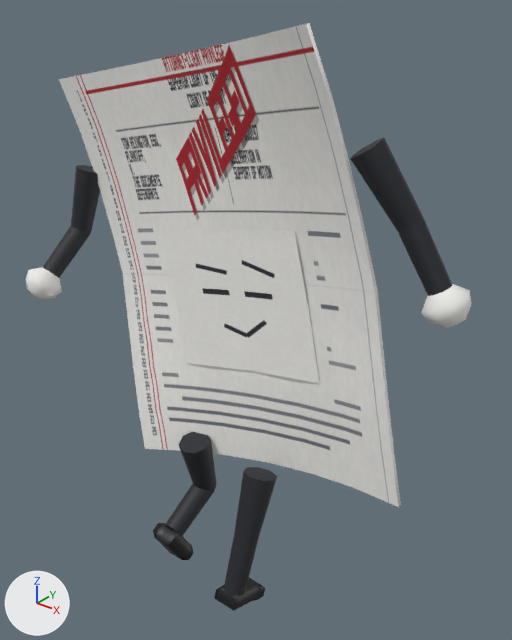
An edit to the glTF model build/enemies/enemy_privilege.glb, drawn before and after from the same camera.
One viewpoint serves both versions: a 50 mm camera at (0.534, -0.55, 0.729) aimed at (0.051, 0.054, 0.354). Lighting does not change. The marker at lower left points along +X, +Y and +Z. The picture after the commit comes second. Where no turn or scale is listed for an object, it has been applied to the vertices.

The scene before the commit, as lines of its bpy script (objects in view):
```python
ob_arm_l = bpy.data.objects.new('Arm_L', me_arm_l_mesh)
ob_arm_l.parent = ob_torso
ob_arm_l.location = (-0.212, -0.006, 0.145)
ob_arm_l.rotation_euler = (-0.233, 0.329, -0.0772)  # degrees (-13, 19, -4.4)
ob_arm_r = bpy.data.objects.new('Arm_R', me_arm_r_mesh)
ob_arm_r.parent = ob_torso
ob_arm_r.location = (0.212, -0.006, 0.145)
ob_arm_r.rotation_euler = (0.233, -0.329, -0.0772)  # degrees (13, -19, -4.4)
ob_forearm_l = bpy.data.objects.new('Forearm_L', me_forearm_l_mesh)
ob_forearm_l.parent = ob_arm_l
ob_forearm_l.location = (0.0, 0.0, -0.084)
ob_forearm_l.rotation_euler = (-0.571, 0.0, 0.0)  # degrees (-33, 0, 0)
ob_forearm_r = bpy.data.objects.new('Forearm_R', me_forearm_r_mesh)
ob_forearm_r.parent = ob_arm_r
ob_forearm_r.location = (0.0, 0.0, -0.084)
ob_forearm_r.rotation_euler = (-0.151, 0.0, 0.0)  # degrees (-8.7, 0, 0)
ob_leg_l = bpy.data.objects.new('Leg_L', me_leg_l_mesh)
ob_leg_l.location = (-0.021, 0.013, 0.167)
# also in view: 'Shin_R' at (0.094, -0.032, 0.04); 'Face_Smug' at (0.037, 0.034, 0.38); 'Leg_R' at (0.092, 0.001, 0.125); 'Body' at (0.032, 0.01, 0.408); 'Shin_L' at (-0.019, -0.012, 0.049)
```
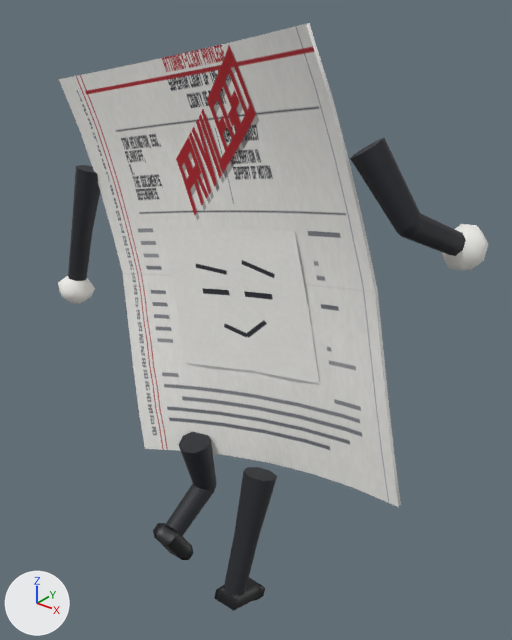
The change, as a diff of the scene's bpy script:
```diff
--- a/build/enemies/enemy_privilege.glb.py
+++ b/build/enemies/enemy_privilege.glb.py
@@ ob_arm_l @@
 ob_arm_l.location = (-0.212, -0.006, 0.145)
-ob_arm_l.rotation_euler = (-0.233, 0.329, -0.0772)  # degrees (-13, 19, -4.4)
+ob_arm_l.rotation_euler = (-0.21, 0.331, -0.0696)  # degrees (-12, 19, -4)
@@ ob_forearm_l @@
 ob_forearm_l.location = (0.0, 0.0, -0.084)
-ob_forearm_l.rotation_euler = (-0.571, 0.0, 0.0)  # degrees (-33, 0, 0)
+ob_forearm_l.rotation_euler = (0.0387, 0.0, 0.0)  # degrees (2.2, 0, 0)
@@ ob_arm_r @@
 ob_arm_r.location = (0.212, -0.006, 0.145)
-ob_arm_r.rotation_euler = (0.233, -0.329, -0.0772)  # degrees (13, -19, -4.4)
+ob_arm_r.rotation_euler = (0.21, -0.331, -0.0696)  # degrees (12, -19, -4)
@@ ob_forearm_r @@
 ob_forearm_r.location = (0.0, 0.0, -0.084)
-ob_forearm_r.rotation_euler = (-0.151, 0.0, 0.0)  # degrees (-8.7, 0, 0)
+ob_forearm_r.rotation_euler = (0.801, 0.0, 0.0)  # degrees (46, 0, 0)
```

Location of each change, (x1, y1, x2, y2) in pixels of the pictures (512 x 640 px):
'Forearm_R', turned: before (398, 218, 472, 328); after (406, 213, 488, 270)
'Arm_R', turned: before (350, 138, 423, 231); after (350, 138, 423, 239)
'Forearm_L', turned: before (25, 226, 90, 300); after (58, 228, 95, 304)
'Arm_L', turned: before (71, 165, 100, 235); after (72, 165, 100, 233)
